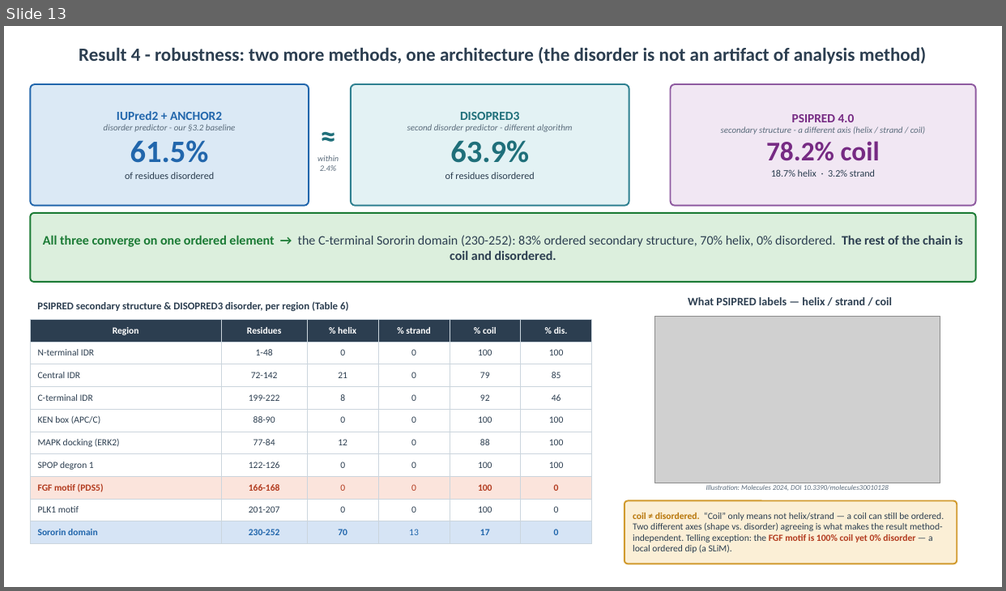
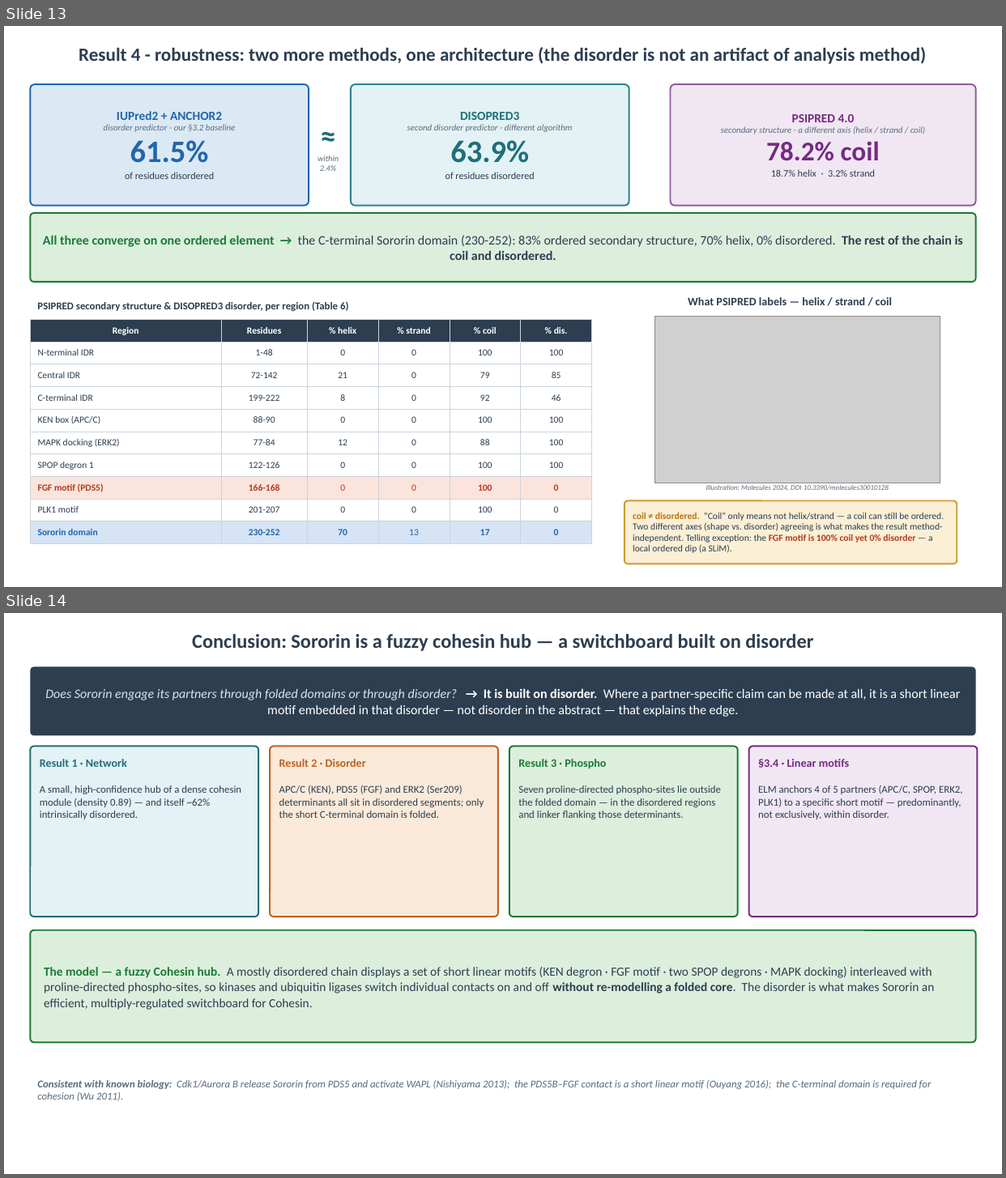
Before and after one commit to amirh0ss3in/Sororin_project, a slide deck: Sororin_mechanism_flowchart.pptx. Shown one above the other, each under a label of ours: slide 13 before the commit, slides 13 and 14 after it. The pictures are 1006x591 and 1006x1178 pixels, drawn with LibreOffice and Linux fonts; fonts in the diff are those of the drawing; grey boxes stand for pictures. Boxes give left, top, right and bottom in pixels: in the first picture for what was removed or moved away, otherwise in the second. Text is boxed around its words. In the diff, an @@ line names an element or a change of style, - is before the commit and + after.

```diff
--- a/Sororin_mechanism_flowchart.pptx
+++ b/Sororin_mechanism_flowchart.pptx
@@ slide 14 added at bbox=[4, 613, 1002, 1174], background #FFFFFF @@
@@ text added at bbox=[192, 634, 813, 651], 19 pt, text #2C3E50, bold @@
+Conclusion: Sororin is a fuzzy cohesin hub — a switchboard built on disorder
@@ rounded rectangle added at bbox=[30, 667, 976, 736], fill #2C3E50, 12.5 pt, text #FFFFFF @@
+Does Sororin engage its partners through folded domains or through disorder? → It is built on disorder. Where a partner-specific claim can be made at all, it is a short linear motif embedded in that disorder — not disorder in the abstract — that explains the edge.
@@ rounded rectangle added at bbox=[30, 747, 258, 917], fill #E3F2F4, outline #1F6F7A 1.5 pt, 10 pt, text #2C3E50 @@
+Result 1 · Network
+A small, high-confidence hub of a dense cohesin module (density 0.89) — and itself ~62% intrinsically disordered.
@@ rounded rectangle added at bbox=[270, 747, 498, 917], fill #FBEAD9, outline #C0601F 1.5 pt, 10 pt, text #2C3E50 @@
+Result 2 · Disorder
+APC/C (KEN), PDS5 (FGF) and ERK2 (Ser209) determinants all sit in disordered segments; only the short C-terminal domain is folded.
@@ rounded rectangle added at bbox=[509, 747, 738, 917], fill #DCEFDD, outline #1A7A34 1.5 pt, 10 pt, text #2C3E50 @@
+Result 3 · Phospho
+Seven proline-directed phospho-sites lie outside the folded domain — in the disordered regions and linker flanking those determinants.
@@ rounded rectangle added at bbox=[749, 747, 978, 917], fill #F1E7F3, outline #762A83 1.5 pt, 10 pt, text #2C3E50 @@
+§3.4 · Linear motifs
+ELM anchors 4 of 5 partners (APC/C, SPOP, ERK2, PLK1) to a specific short motif — predominantly, not exclusively, within disorder.
@@ rounded rectangle added at bbox=[30, 931, 976, 1043], fill #DCEFDD, outline #1A7A34 1.5 pt, 12 pt, text #2C3E50 @@
+The model — a fuzzy Cohesin hub. A mostly disordered chain displays a set of short linear motifs (KEN degron · FGF motif · two SPOP degrons · MAPK docking) interleaved with proline-directed phospho-sites, so kinases and ubiquitin ligases switch individual contacts on and off without re-modelling a folded core. The disorder is what makes Sororin an efficient, multiply-regulated switchboard for Cohesin.
@@ text added at bbox=[37, 1080, 931, 1101], 10 pt, text #5A6B7B, italic @@
+Consistent with known biology: Cdk1/Aurora B release Sororin from PDS5 and activate WAPL (Nishiyama 2013); the PDS5B–FGF contact is a short linear motif (Ouyang 2016); the C-terminal domain is required for cohesion (Wu 2011).
```
Also in this commit, not shown: 1 slide changed, 1 other slide added, 4 other files.
